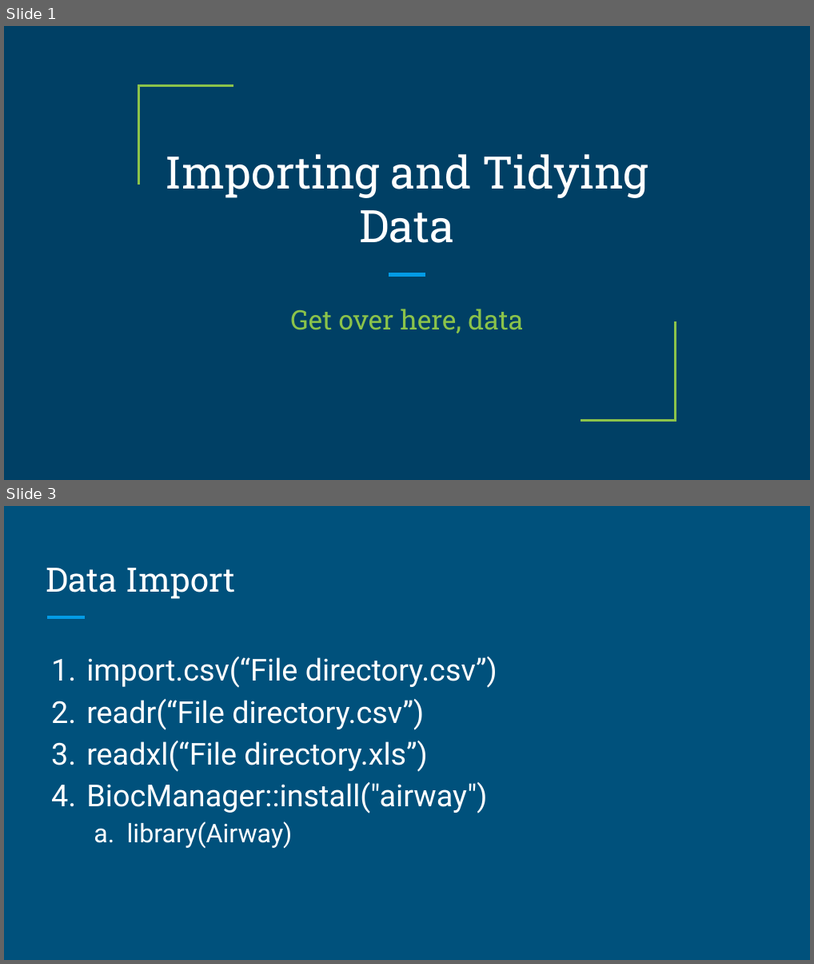
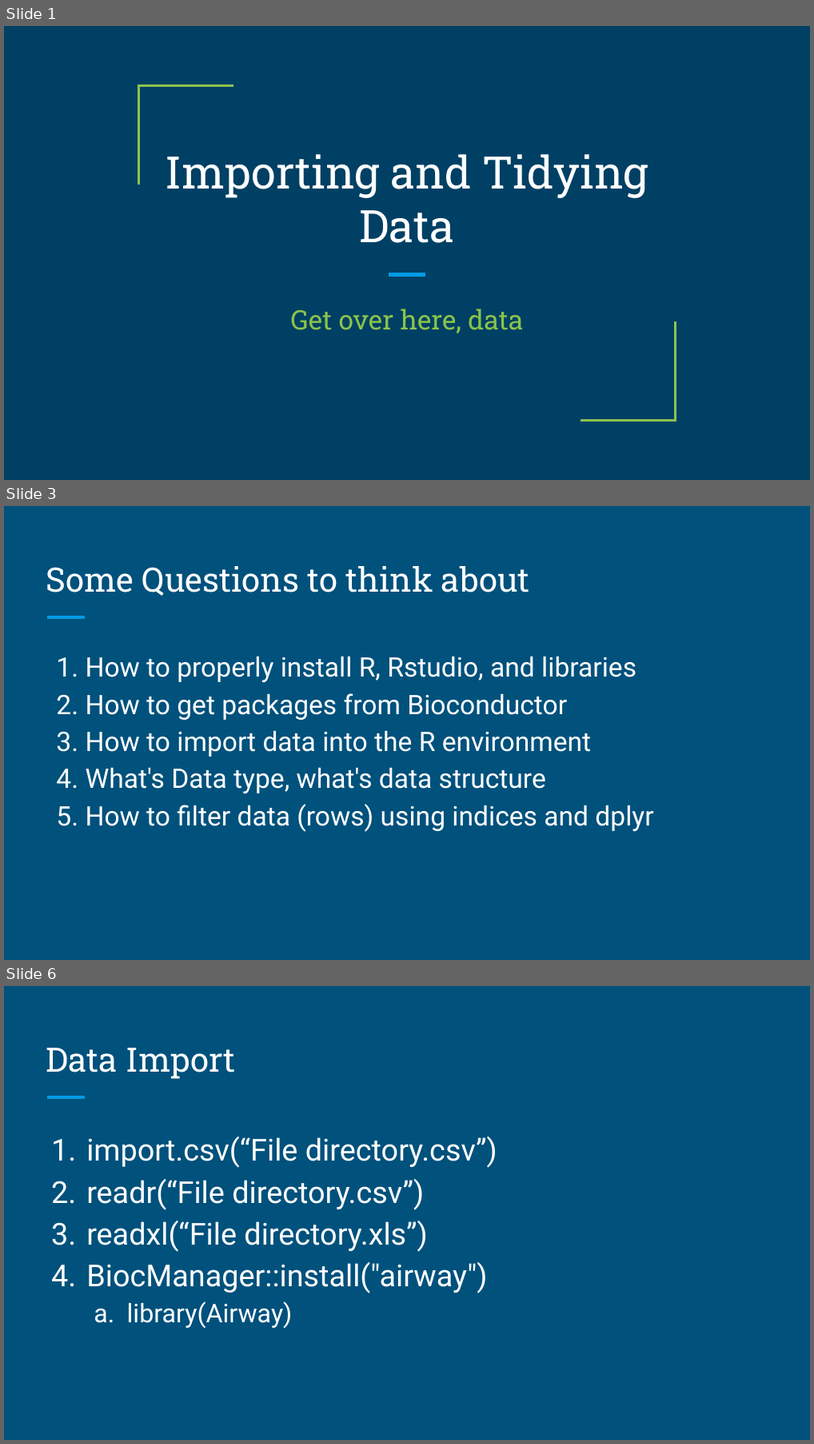
Before and after one commit to brandonyph/APB-Workshop-DataAnalyticsEssentials, a slide deck: Week6-Tidying-Data/W6-Tidying Data.pptx. Shown one above the other, each under a label of ours: slides 1 and 3 before the commit, slides 1, 3 and 6 after it; the slides between them are not shown. The pictures are 814x964 and 814x1444 pixels, drawn with LibreOffice and Linux fonts; fonts in the diff are those of the drawing. Boxes give left, top, right and bottom in pixels: in the first picture for what was removed or moved away, otherwise in the second. Text is boxed around its words. In the diff, an @@ line names an element or a change of style, - is before the commit and + after.

```diff
--- a/Week6-Tidying-Data/W6-Tidying Data.pptx
+++ b/Week6-Tidying-Data/W6-Tidying Data.pptx
@@ slide 3 added at (x1=4, y1=506, x2=810, y2=960), background #00517C; not listed: 1 template element that a slide beside it also shows @@
@@ title added at (x1=46, y1=566, x2=530, y2=596), 30 pt, text #FFFFFF @@
+Some Questions to think about
@@ text added at (x1=56, y1=656, x2=654, y2=832), 24 pt, text #FFFFFF @@
+1. How to properly install R, Rstudio, and libraries
+2. How to get packages from Bioconductor
+3. How to import data into the R environment
+4. What's Data type, what's data structure
+5. How to filter data (rows) using indices and dplyr
@@ what was slide 3 is now slide 6 @@
```
Also in this commit, not shown: 8 slides changed, 2 other slides added, 1 slide removed, 4 other files.
